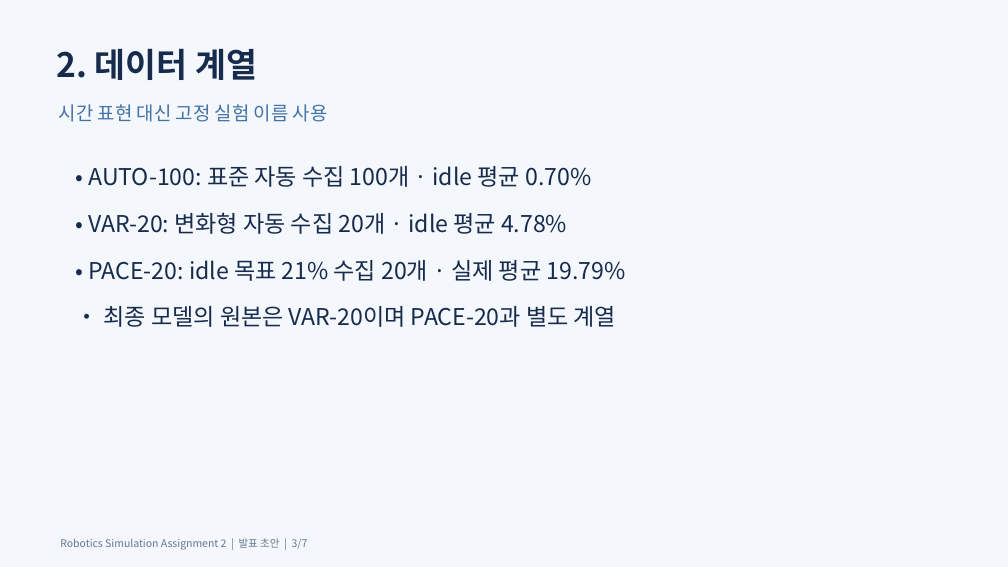
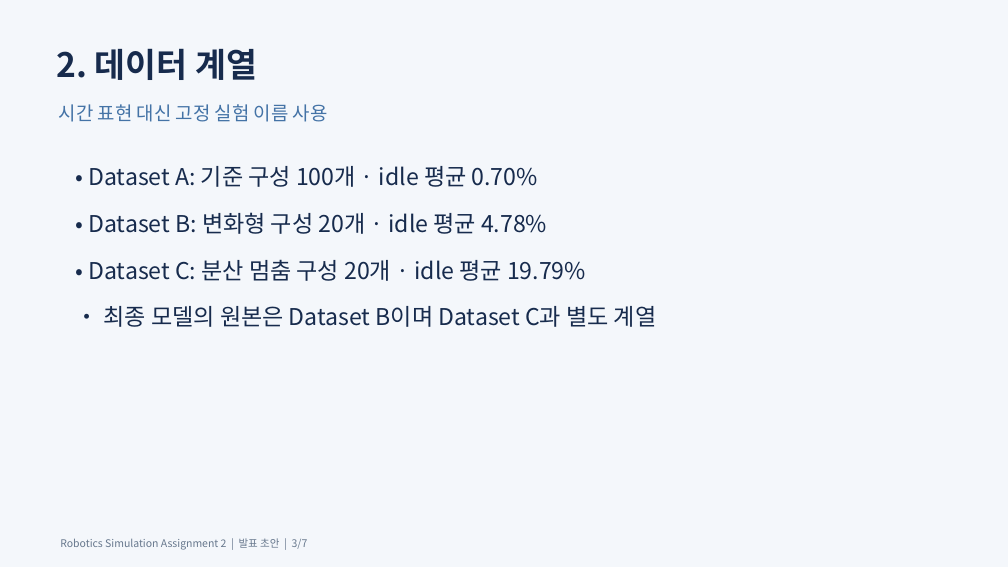
Before and after one commit to Kim-KiSuk/Robotics-Simulation-Assignmnet2, a slide deck: slide 3 of submission/toy2box_presentation_draft.pptx. Drawn at 1008x567 pixels with LibreOffice and Linux fonts; fonts in the diff are those of the drawing. Boxes give left, top, right and bottom in pixels: in the first picture for what was removed or moved away, otherwise in the second. Text is boxed around its words. In the diff, an @@ line names an element or a change of style, - is before the commit and + after.

Commit message:
Use neutral dataset identifiers and separate sample counts from dataset names

```diff
--- a/submission/toy2box_presentation_draft.pptx
+++ b/submission/toy2box_presentation_draft.pptx
@@ text at (x1=88, y1=166, x2=656, y2=327): text changed @@
-• AUTO-100: 표준 자동 수집 100개 · idle 평균 0.70%
-• VAR-20: 변화형 자동 수집 20개 · idle 평균 4.78%
-• PACE-20: idle 목표 21% 수집 20개 · 실제 평균 19.79%
-• 최종 모델의 원본은 VAR-20이며 PACE-20과 별도 계열
+• Dataset A: 기준 구성 100개 · idle 평균 0.70%
+• Dataset B: 변화형 구성 20개 · idle 평균 4.78%
+• Dataset C: 분산 멈춤 구성 20개 · idle 평균 19.79%
+• 최종 모델의 원본은 Dataset B이며 Dataset C과 별도 계열
```
Also in this commit, not shown: 2 other slides changed, 40 other files.
